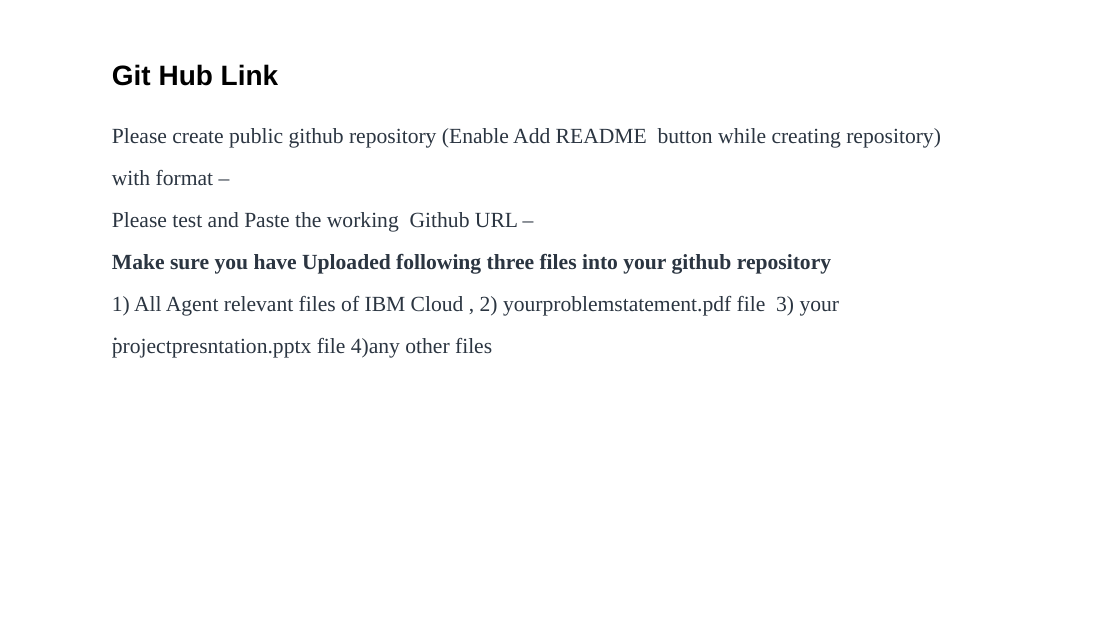
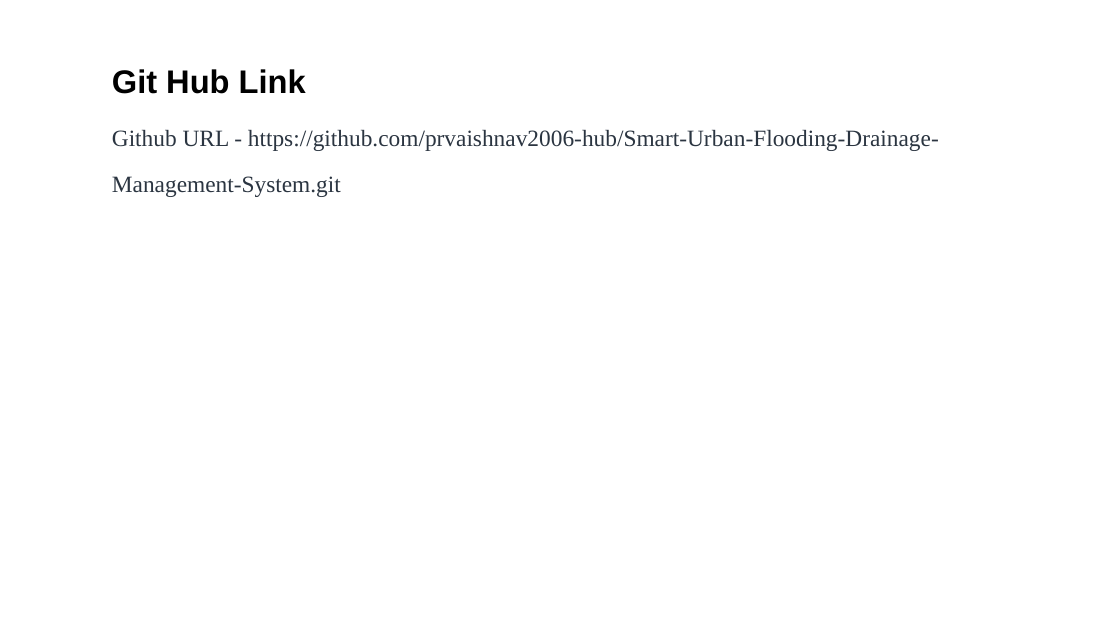
Before and after one commit to prvaishnav2006-hub/Smart-Urban-Flooding-Drainage-Management-System, a slide deck: slide 19 of Project PPT for IBM Bob GSLH.pptx. Drawn at 1120x630 pixels with LibreOffice and Linux fonts; fonts in the diff are those of the drawing. Boxes give left, top, right and bottom in pixels: in the first picture for what was removed or moved away, otherwise in the second. Text is boxed around its words. In the diff, an @@ line names an element or a change of style, - is before the commit and + after.

```diff
--- a/Project PPT for IBM Bob GSLH.pptx
+++ b/Project PPT for IBM Bob GSLH.pptx
@@ text "Git Hub Link" at bbox=[112, 69, 306, 94]: size 24 to 28 pt @@
@@ text at bbox=[112, 130, 939, 197]: text changed; size 18.5 to 20 pt @@
-Please create public github repository (Enable Add README button while creating repository) with format –
-Please test and Paste the working Github URL –
-Make sure you have Uploaded following three files into your github repository
-1) All Agent relevant files of IBM Cloud , 2) yourproblemstatement.pdf file 3) your projectpresntation.pptx file 4)any other files
+Github URL - https://github.com/prvaishnav2006-hub/Smart-Urban-Flooding-Drainage-Management-System.git
@@ text removed at bbox=[112, 308, 798, 379] @@
-·
```
